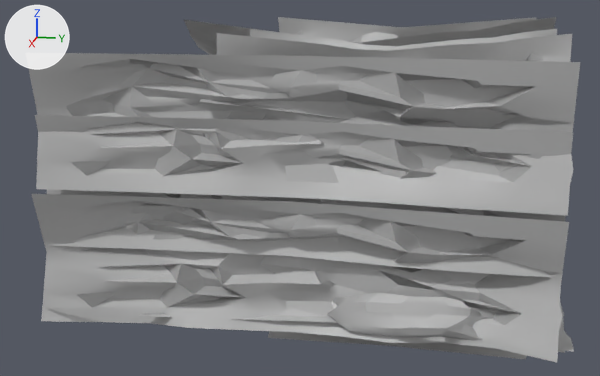
Renders of the FBX model Assets/God Hunt/Env/Background/Walls/Models/Walls_Room8.fbx from each side of a commit.
Rendered twice from a camera (50 mm lens) standing at (119.7, -3.5, 0.5) and looking at (38.2, -19.8, -19.9). Every picture has the same lights, and +X, +Y and +Z are marked at upper left. Where no turn or scale is listed for an object, it has been applied to the vertices.

Objects in the first picture: 'Walls_Room8'.
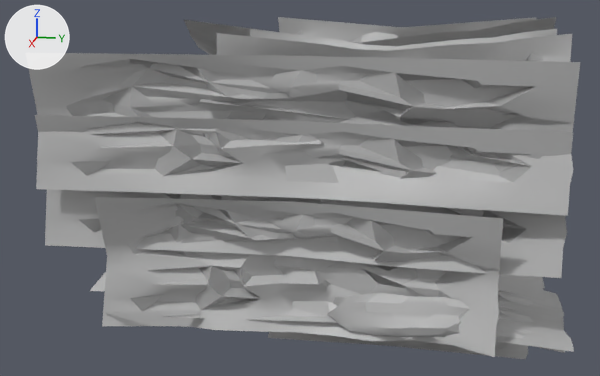
Diff of the bpy script that builds the scene:
```diff
--- a/Assets/God Hunt/Env/Background/Walls/Models/Walls_Room8.fbx.py
+++ b/Assets/God Hunt/Env/Background/Walls/Models/Walls_Room8.fbx.py
@@ me_mesh @@
 me_mesh.from_pydata(...)  # 5802 vertices, 5410 faces; spans x -20.8..20.8, y -37.7..6.8, z -18.5..18.5
 # used by ob_walls_room8; location = (37.71, -0.74, -21.04)
+# me_mesh part 1: the loose piece of 240 vertices spanning x 16.5..20.8, y -37.7..5.2, z -7.6..4.6 is scaled about its middle by (1, 0.76, 1), then moved by (0.0, 0.4, 0.0)
 me_mesh.materials.append(mat_m_walls_room8)
```

Location of each change, (x1, y1, x2, y2) in pixels of the pictures (600 x 376 px; the box of a moved part takes in the faces that stretch with it):
'Walls_Room8', reshaped: before (26, 17, 580, 363); after (26, 17, 580, 360)
part 1 of me_mesh, moved or reshaped: before (32, 194, 569, 363); after (94, 197, 503, 357)
